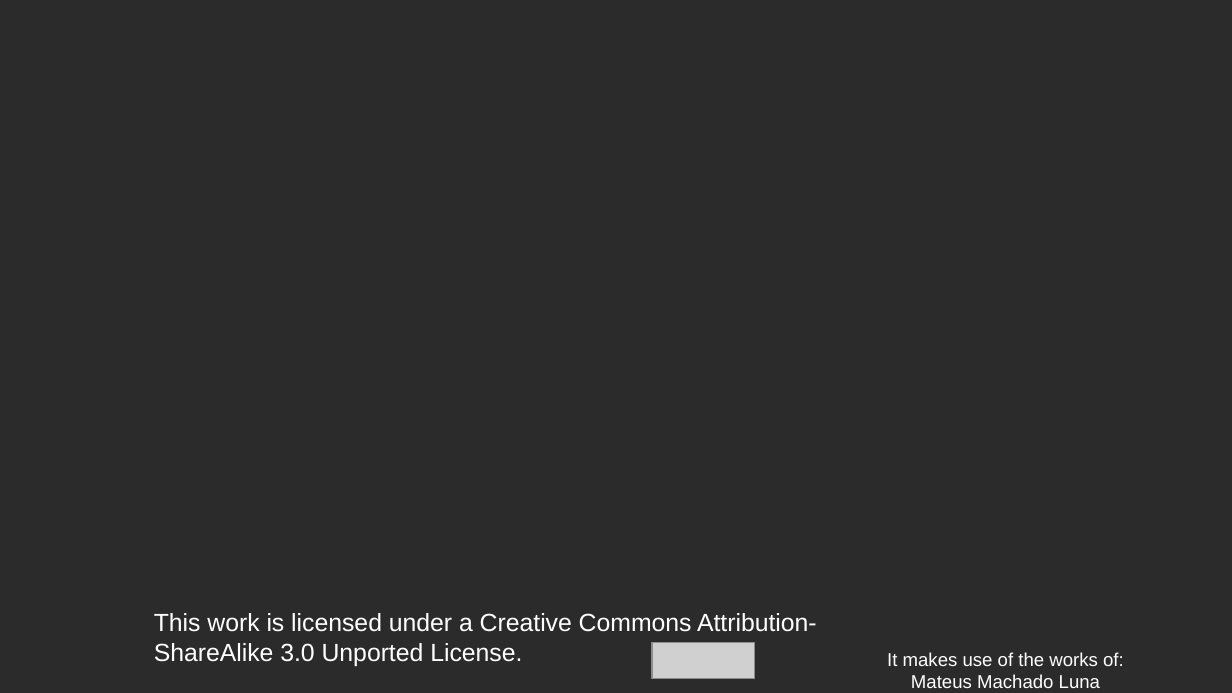
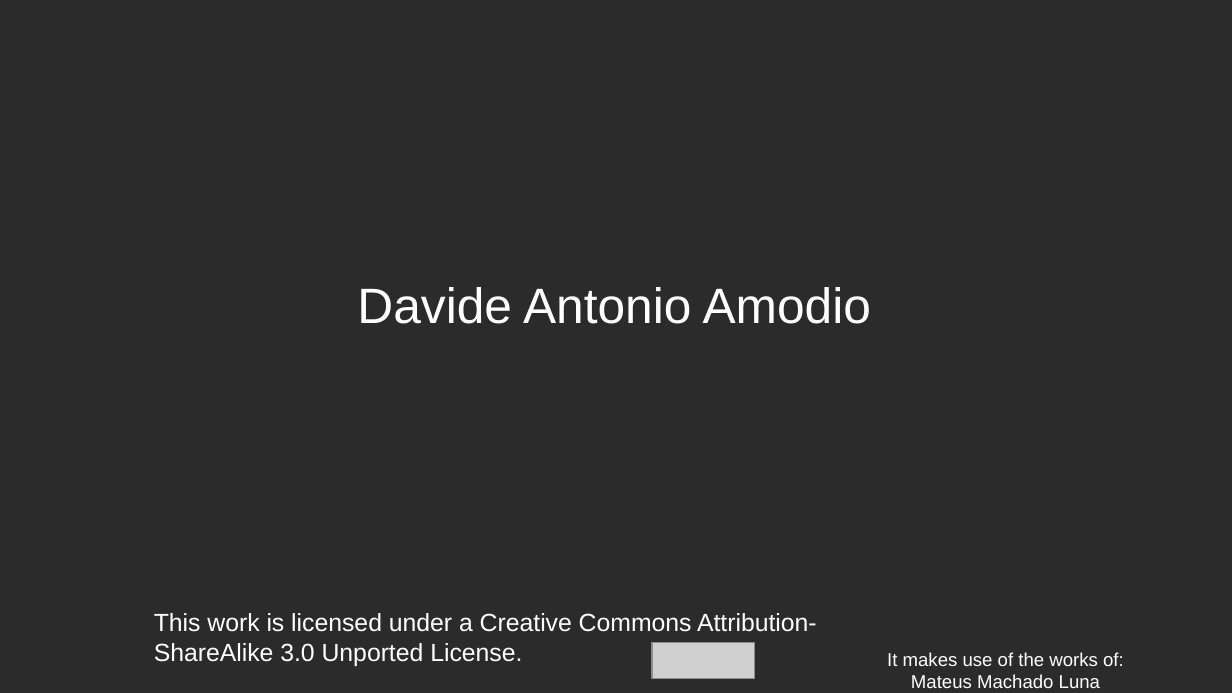
Before and after one commit to WAPEETY/media-way, a slide deck: slide 14 of proof_of_concept/esame_di_stato.odp (slide 11 before the commit). Drawn at 1232x693 pixels with LibreOffice and Linux fonts; fonts in the diff are those of the drawing; grey boxes stand for pictures; background and template pictures are left out; a plain dark background stands for a picture behind light text. Boxes give left, top, right and bottom in pixels: in the first picture for what was removed or moved away, otherwise in the second. Text is boxed around its words. In the diff, an @@ line names an element or a change of style, - is before the commit and + after.

```diff
--- a/proof_of_concept/esame_di_stato.odp
+++ b/proof_of_concept/esame_di_stato.odp
@@ text added at <box>357,287,871,324</box>, 32 pt, text #FFFFFF @@
+Davide Antonio Amodio
```
Also in this commit, not shown: 3 other slides changed, 4 slides added, 1 slide removed, 1 other file.
